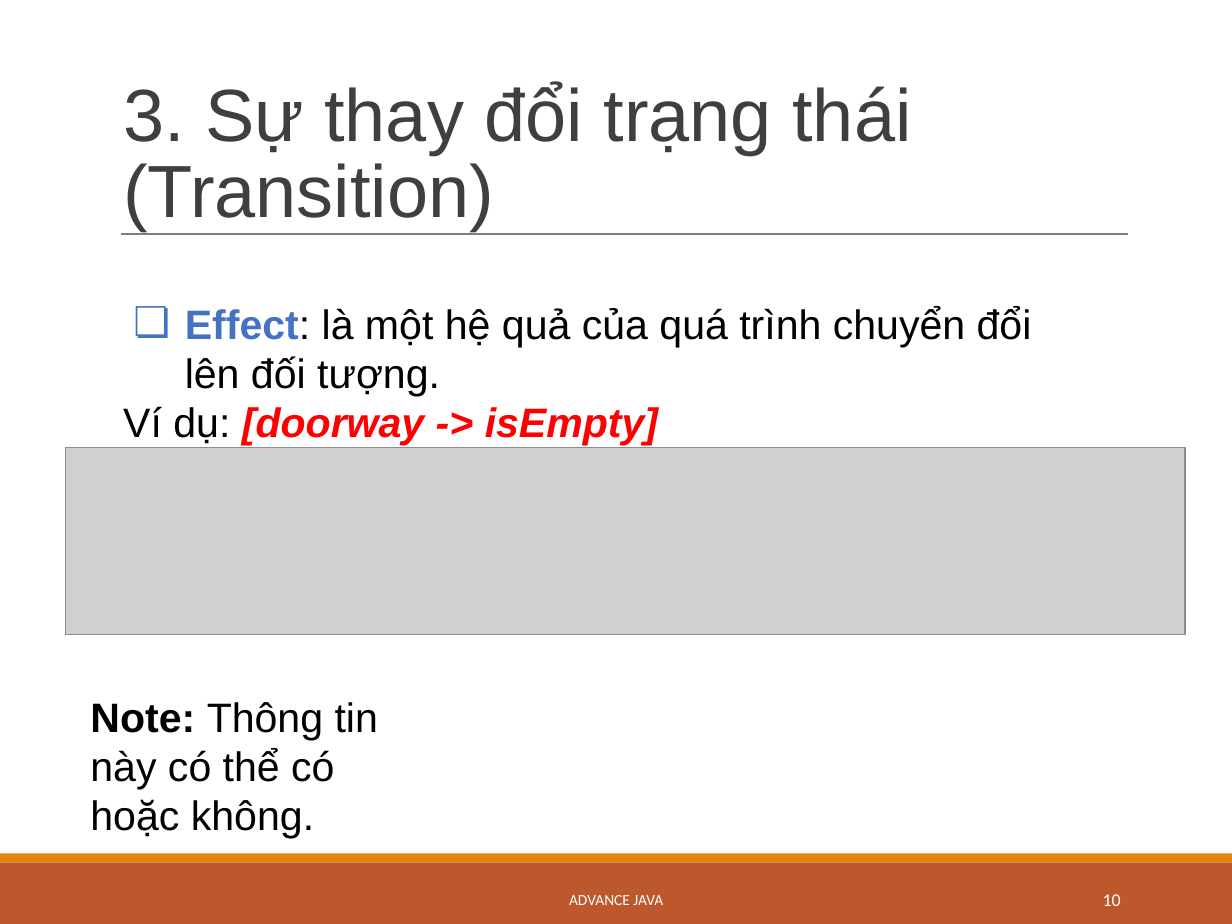
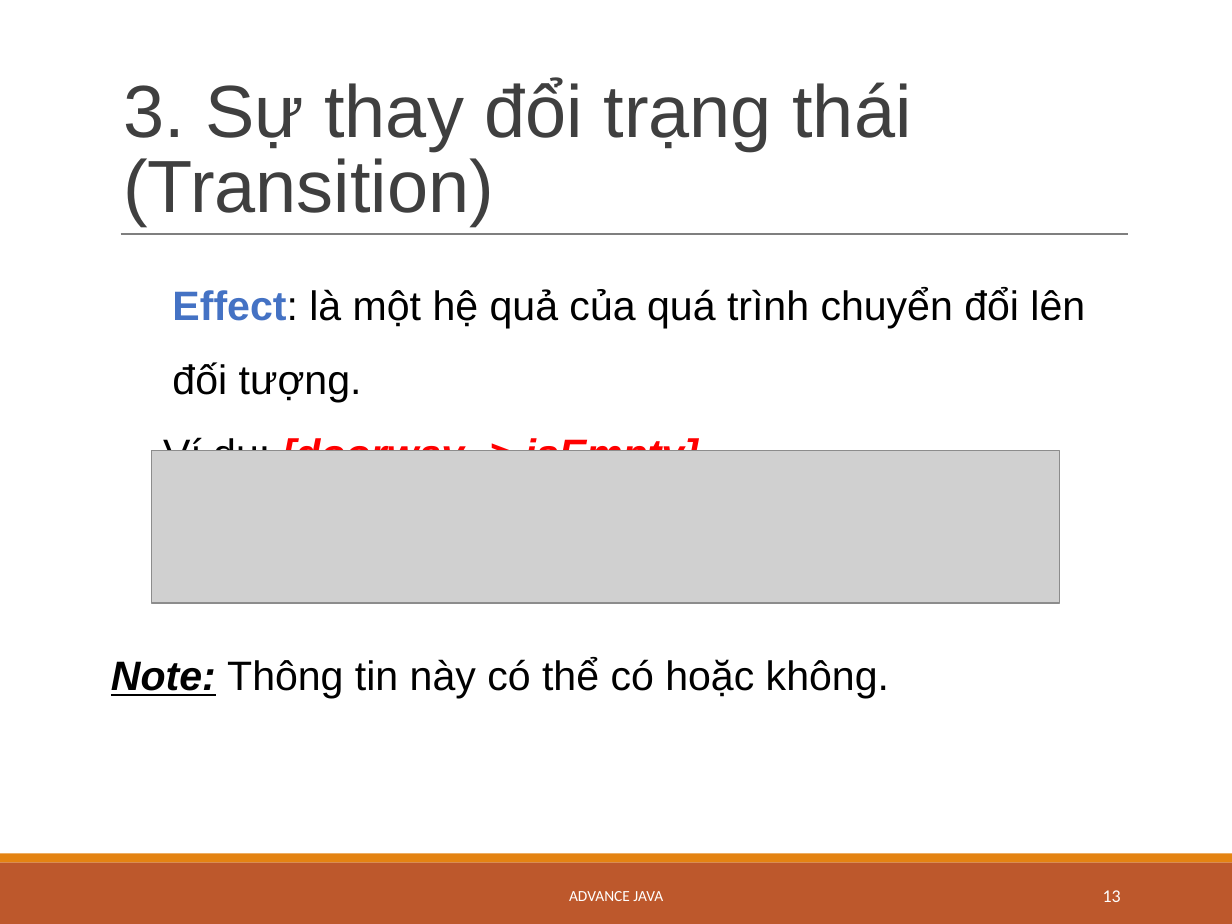
Before and after one commit to dantn93/Advanced-Java, a slide deck: slide 13 of StateMachineDiagram_Quynh_Dan.pptx.pptx (slide 10 before the commit). Drawn at 1232x924 pixels with LibreOffice and Linux fonts; fonts in the diff are those of the drawing; grey boxes stand for pictures. Boxes give left, top, right and bottom in pixels: in the first picture for what was removed or moved away, otherwise in the second. Text is boxed around its words. In the diff, an @@ line names an element or a change of style, - is before the commit and + after.

```diff
--- a/StateMachineDiagram_Quynh_Dan.pptx.pptx
+++ b/StateMachineDiagram_Quynh_Dan.pptx.pptx
@@ title "3. Sự thay đổi trạng ...": place and size @@
-title "3. Sự thay đổi trạng ..." at [123, 83, 911, 230]
+title "3. Sự thay đổi trạng ..." at [123, 78, 911, 226]
@@ text "Effect: là một hệ quả ...": place and size @@
-text "Effect: là một hệ quả ..." at [123, 306, 1032, 446]
+text "Effect: là một hệ quả ..." at [111, 287, 1085, 698]
@@ text "Effect: là một hệ quả ..." at [111, 287, 1085, 698]: vertical alignment middle to top @@
@@ text at [163, 287, 1085, 451]: bullet ❏ to  ; line spacing 1 to 1.5; indent changed @@
@@ picture: place and size @@
-picture at [65, 447, 1185, 634]
+picture at [152, 451, 1060, 604]
@@ text at [111, 657, 889, 698]: paragraph added @@
+Note: Thông tin này có thể có hoặc không.
@@ text removed at [90, 702, 378, 839] @@
-Note: Thông tin này có thể có hoặc không.
@@ text "ADVANCE JAVA": place and size @@
-text "ADVANCE JAVA" at [569, 895, 663, 905]
+text "ADVANCE JAVA" at [569, 891, 663, 901]
@@ page number removed at [1103, 894, 1121, 906] @@
-10
@@ page number added at [1103, 890, 1121, 902], 10.5 pt, text #FFFFFF @@
+13
```
Also in this commit, not shown: 20 other slides changed, 15 slides added, 1 slide removed.
